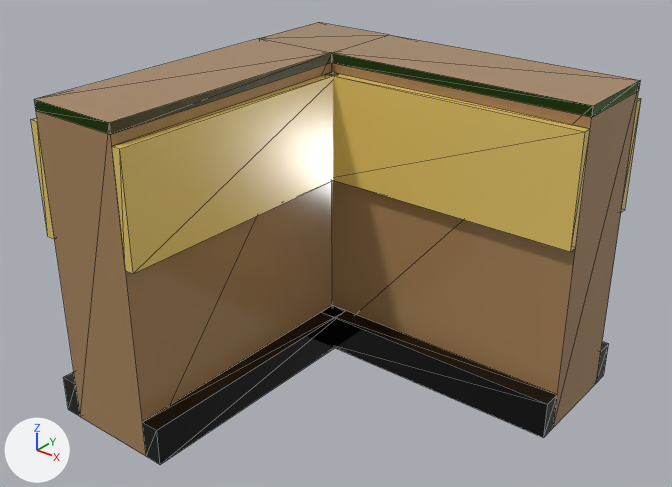
The glTF model assets/managed-models/mill-interior/partition-elbow/partition-elbow.glb, before and after one commit.
Rendered twice from a camera (50 mm lens) standing at (0.957, -1.166, 0.857) and looking at (0.185, -0.202, 0.259). Arrows for +X, +Y and +Z are at lower left; the lights stay in place. The older version comes first. Mesh edges are drawn as thin lines. Vertices at exactly the same position are counted once.

In view in the first picture: 'partition-elbow'.
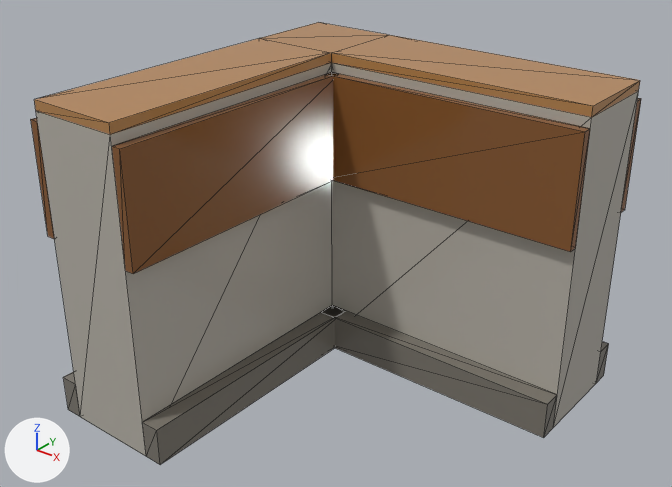
The change, as a list of edits to the scene's bpy script:
```text
Change me_partition_elbow:
    where me_partition_elbow.from_pydata(...)  # 105 vertices, 210 faces; spans x -0.105..0.5, y -0.5..0.105, z 0.0..0.5
    used by ob_partition_elbow; location = (0.0, 0.0, 0.0)
    me_partition_elbow part 1: all 16 vertices in x -0.075..0.5, y -0.5..0.075, z 0.485..0.5 are mirrored in z about their middle
    me_partition_elbow part 2: 194 kept faces spanning x -0.105..0.5, y -0.5..0.105, z 0.0..0.5 get new texture (UV) coordinates
```

Location of each change, (x1, y1, x2, y2) in pixels of the pictures (672 x 487 px; the box of a moved part takes in the faces that stretch with it):
part 1 of me_partition_elbow, moved or reshaped: (34, 22, 640, 456) in both
part 2 of me_partition_elbow, surface changed: (31, 22, 641, 465) in both
